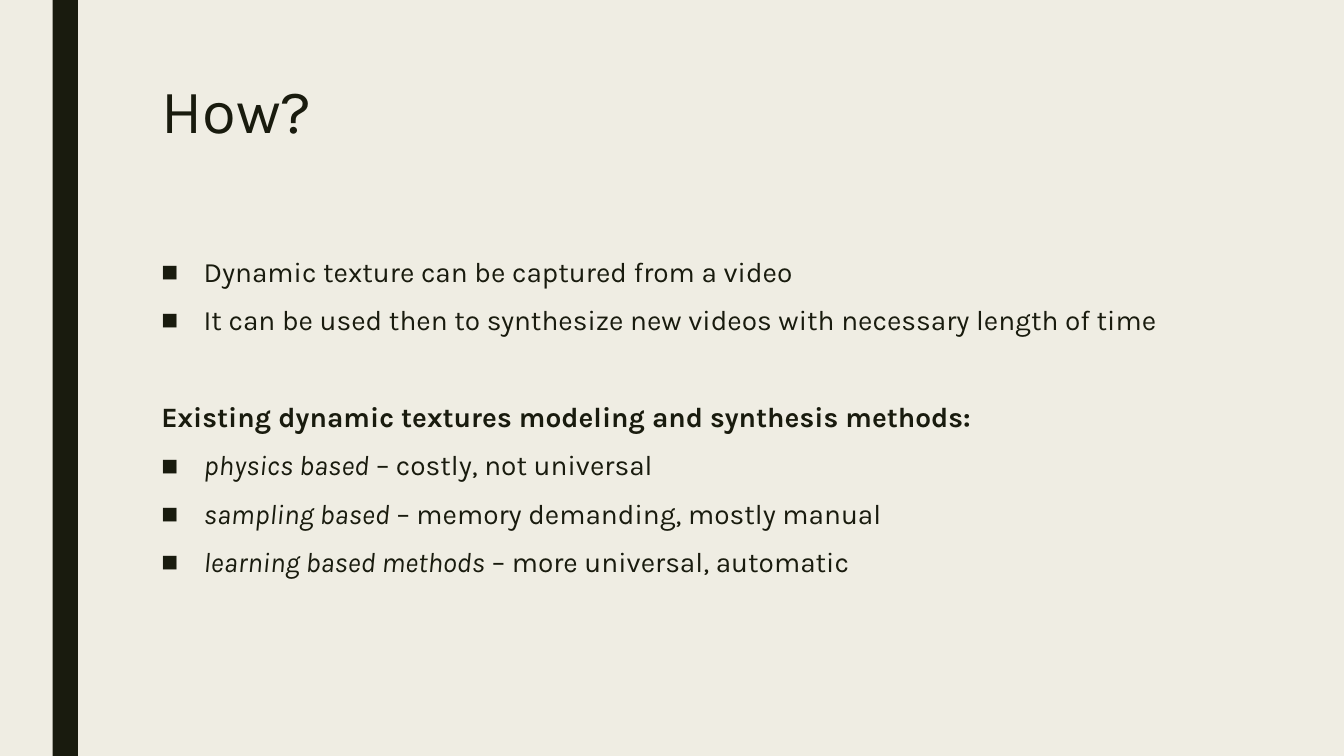
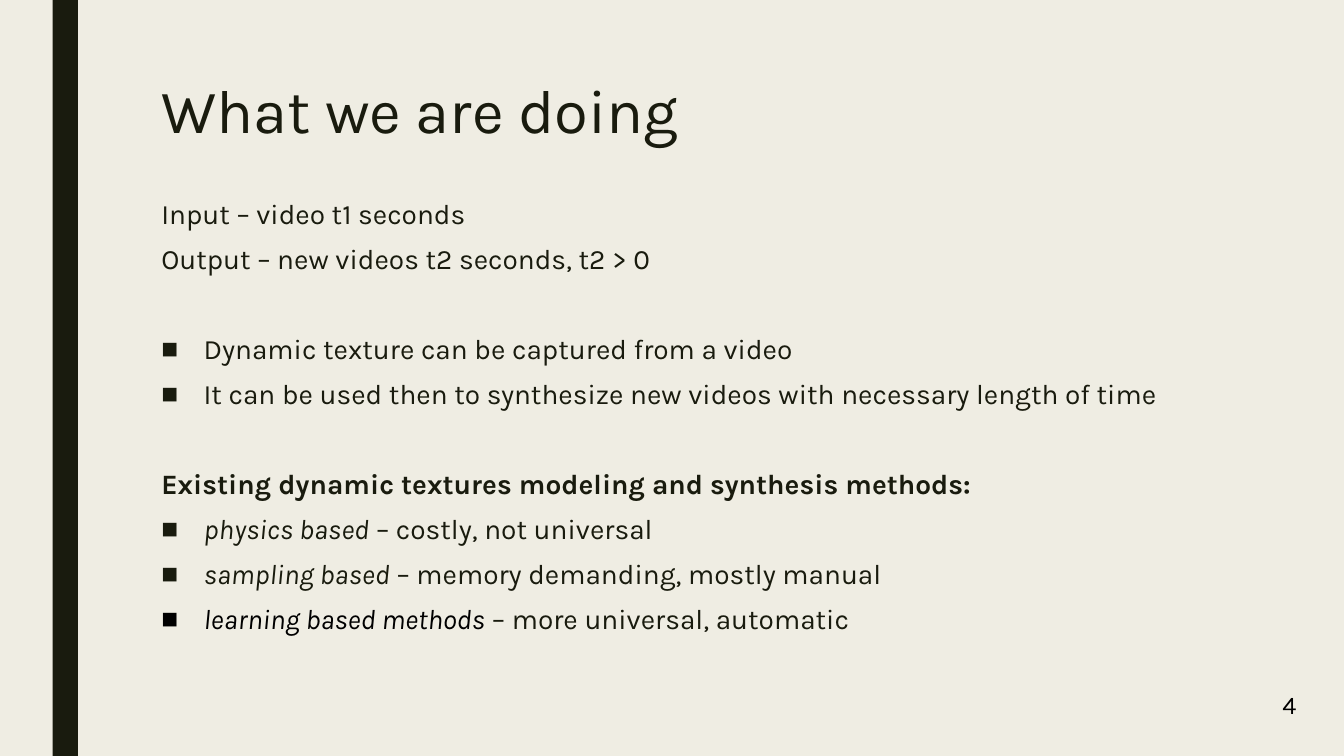
Before and after one commit to koptelovmax/gaussianprocess, a slide deck: slide 23 of presentation.pptx. Drawn at 1344x756 pixels with LibreOffice and Linux fonts; fonts in the diff are those of the drawing. Boxes give left, top, right and bottom in pixels: in the first picture for what was removed or moved away, otherwise in the second. Text is boxed around its words. In the diff, an @@ line names an element or a change of style, - is before the commit and + after.

```diff
--- a/presentation.pptx
+++ b/presentation.pptx
@@ title at box(161, 90, 678, 148): text changed @@
-How?
+What we are doing
@@ text "Input – video t1 seconds": place and size @@
-text "Input – video t1 seconds" at box(161, 262, 1157, 579)
+text "Input – video t1 seconds" at box(161, 204, 1157, 636)
@@ text at box(161, 204, 650, 276): paragraphs added @@
+Input – video t1 seconds
+Output – new videos t2 seconds, t2 > 0
@@ text at box(161, 339, 1157, 636): text colour #191B0E to #000000 in "learning based methods"; line spacing 0.94 to 0.84 @@
@@ text added at box(1282, 698, 1296, 714), 18 pt, text #000000 @@
+4
```
Also in this commit, not shown: 35 other slides changed, 3 slides added, 9 slides removed, 3 other files.
